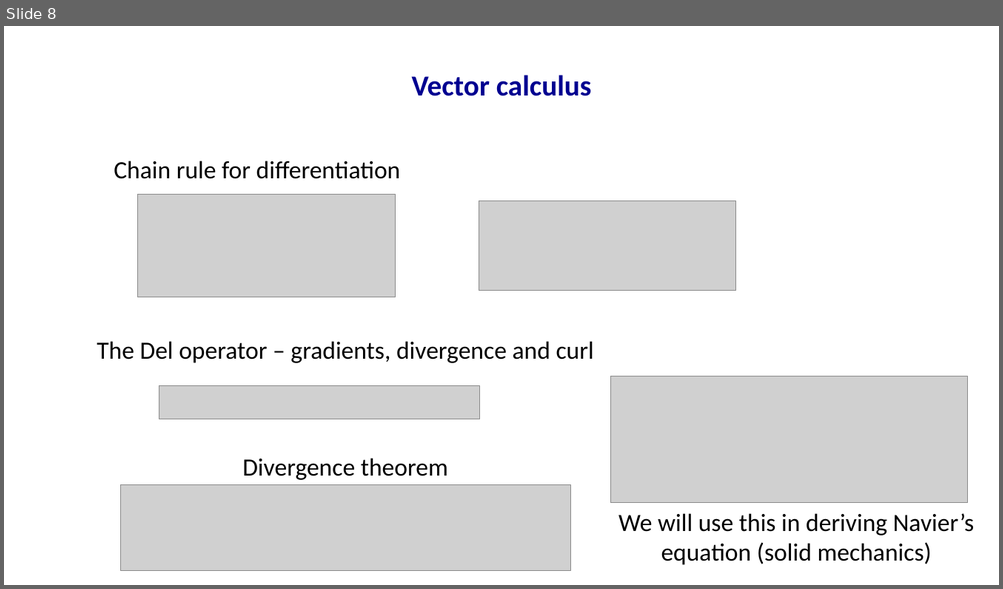
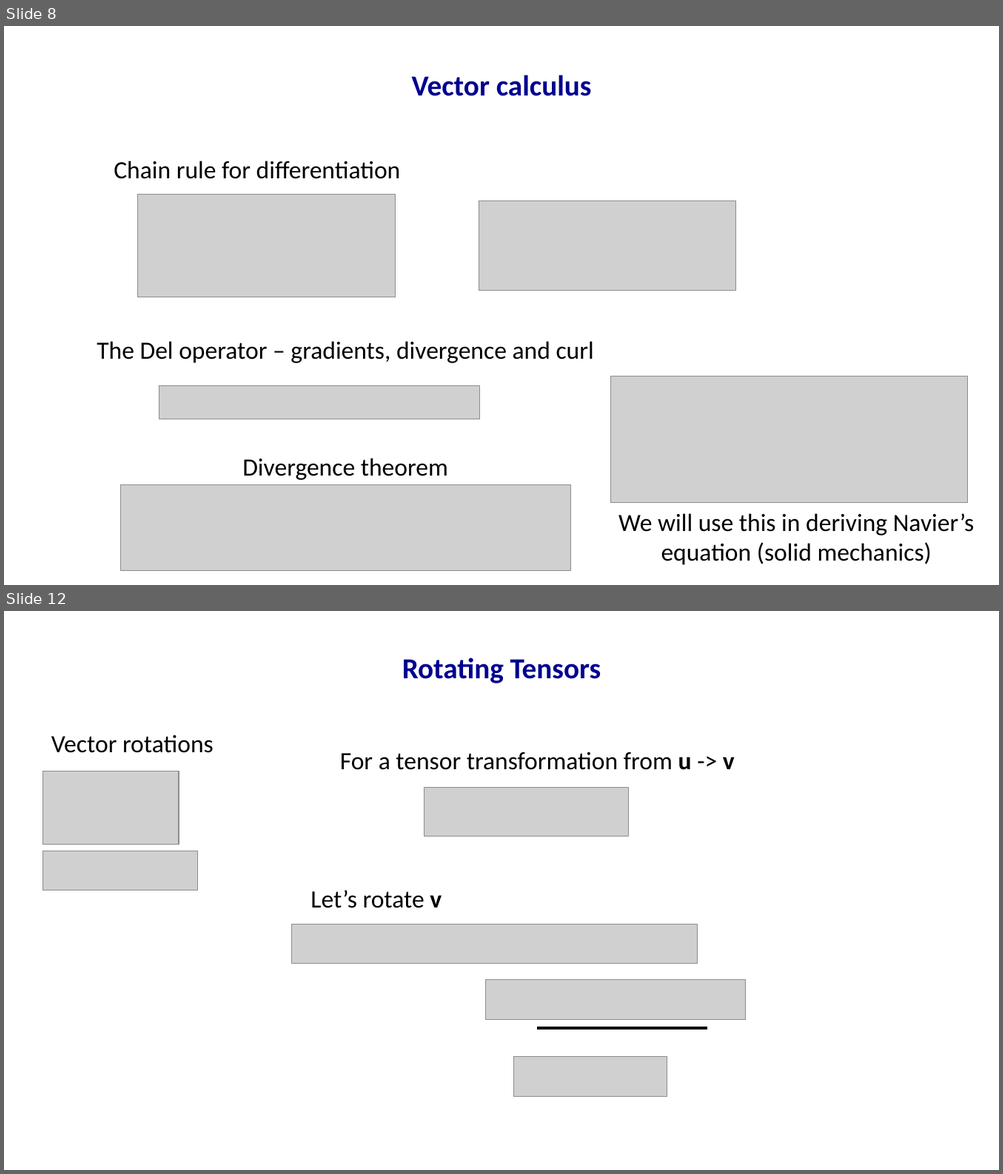
Before and after one commit to mallickrishg/solidmech_course, a slide deck: week1/week1_vectorcalculus.pptx. Shown one above the other, each under a label of ours: slide 8 before the commit, slides 8 and 12 after it; the slides between them are not shown. The pictures are 1003x589 and 1003x1174 pixels, drawn with LibreOffice and Linux fonts; fonts in the diff are those of the drawing; grey boxes stand for pictures. Boxes give left, top, right and bottom in pixels: in the first picture for what was removed or moved away, otherwise in the second. Text is boxed around its words. In the diff, an @@ line names an element or a change of style, - is before the commit and + after.

```diff
--- a/week1/week1_vectorcalculus.pptx
+++ b/week1/week1_vectorcalculus.pptx
@@ slide 12 added at (x1=4, y1=611, x2=999, y2=1170), background #FFFFFF @@
@@ text added at (x1=402, y1=658, x2=600, y2=684), 28 pt, text #000090, bold @@
+Rotating Tensors
@@ text added at (x1=51, y1=735, x2=213, y2=753), 24 pt, text #000000 @@
+Vector rotations
@@ text added at (x1=340, y1=752, x2=734, y2=770), 24 pt, text #000000 @@
+For a tensor transformation from u -> v
@@ picture added at (x1=42, y1=772, x2=179, y2=845) @@
@@ picture added at (x1=424, y1=787, x2=628, y2=836) @@
@@ picture added at (x1=42, y1=851, x2=198, y2=891) @@
@@ text added at (x1=310, y1=890, x2=441, y2=908), 24 pt, text #000000 @@
+Let’s rotate v
@@ picture added at (x1=292, y1=924, x2=697, y2=963) @@
@@ picture added at (x1=486, y1=980, x2=745, y2=1020) @@
@@ line added from (538, 1029) to (708, 1029), #000000 2.25 pt @@
@@ picture added at (x1=514, y1=1057, x2=667, y2=1097) @@
```
Also in this commit, not shown: 2 slides changed, 3 other slides added, 3 other files.
